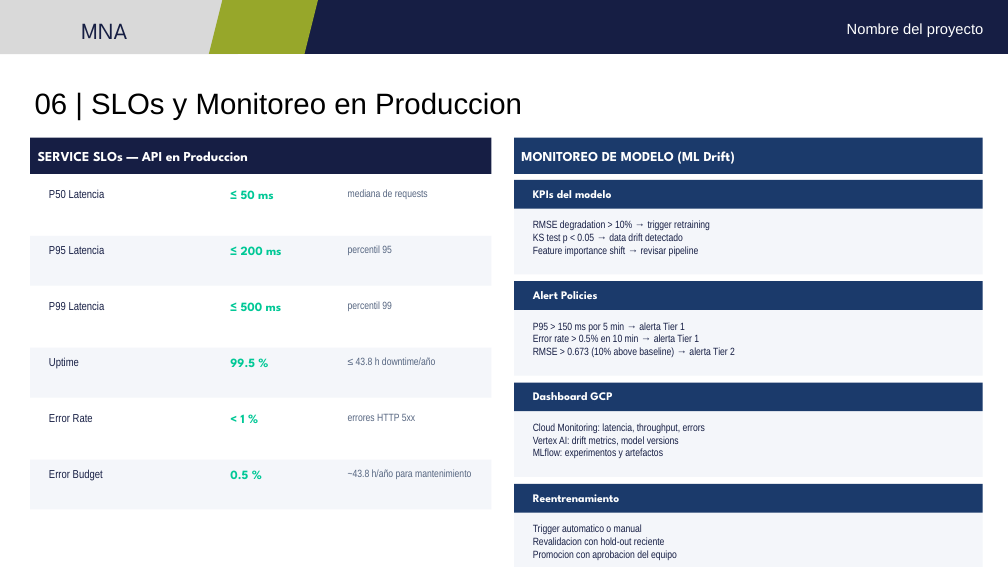
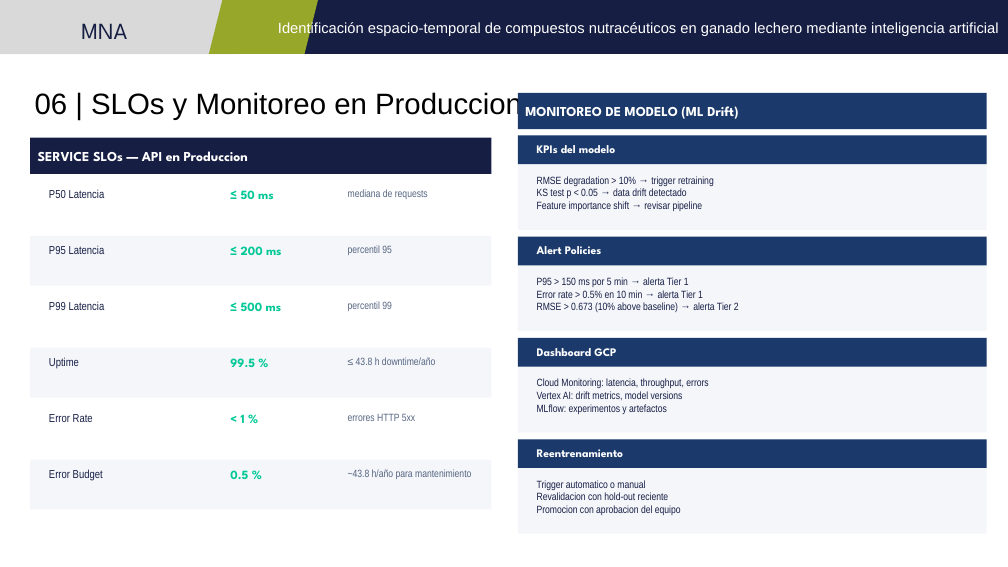
Before and after one commit to jperezg86/ml-nutraceuticos-ganado-lechero, a slide deck: slide 8 of docs/Presentacion_E6_v2_Equipo48.pptx (slide 9 before the commit). Drawn at 1008x567 pixels with LibreOffice and Linux fonts; fonts in the diff are those of the drawing. Boxes give left, top, right and bottom in pixels: in the first picture for what was removed or moved away, otherwise in the second. Text is boxed around its words. In the diff, an @@ line names an element or a change of style, - is before the commit and + after.

```diff
--- a/docs/Presentacion_E6_v2_Equipo48.pptx
+++ b/docs/Presentacion_E6_v2_Equipo48.pptx
@@ text added at [278,21,999,36], 14 pt, text #FFFFFF @@
+Identificación espacio-temporal de compuestos nutracéuticos en ganado lechero mediante inteligencia artificial
@@ text removed at [847,23,983,37] @@
-Nombre del proyecto
@@ 9 rectangles, 8 texts: place and size @@
-9 rectangles, 8 texts at [514,138,983,567]
+9 rectangles, 8 texts at [518,93,987,534]
```
Also in this commit, not shown: 13 other slides changed, 1 slide removed.
